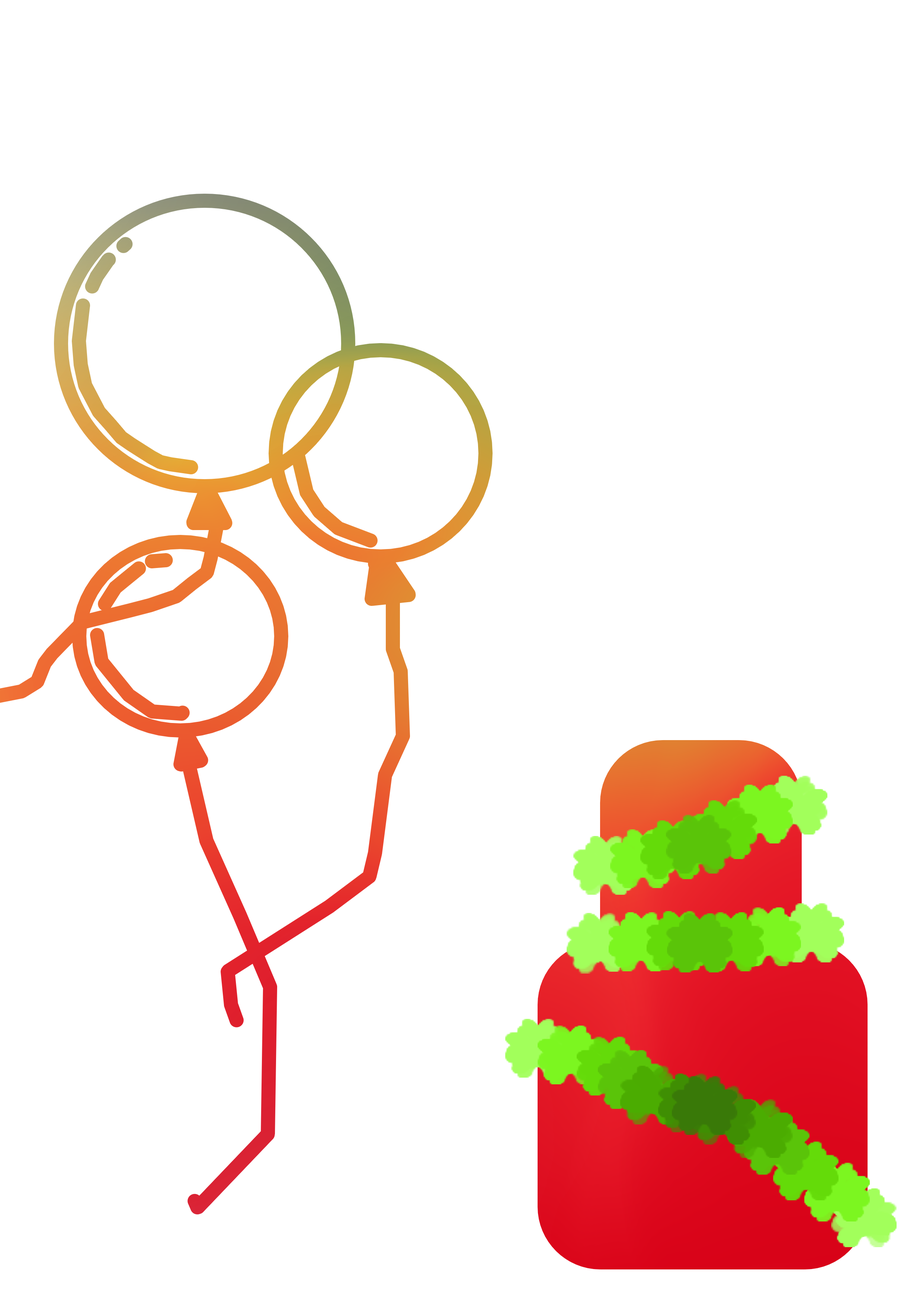
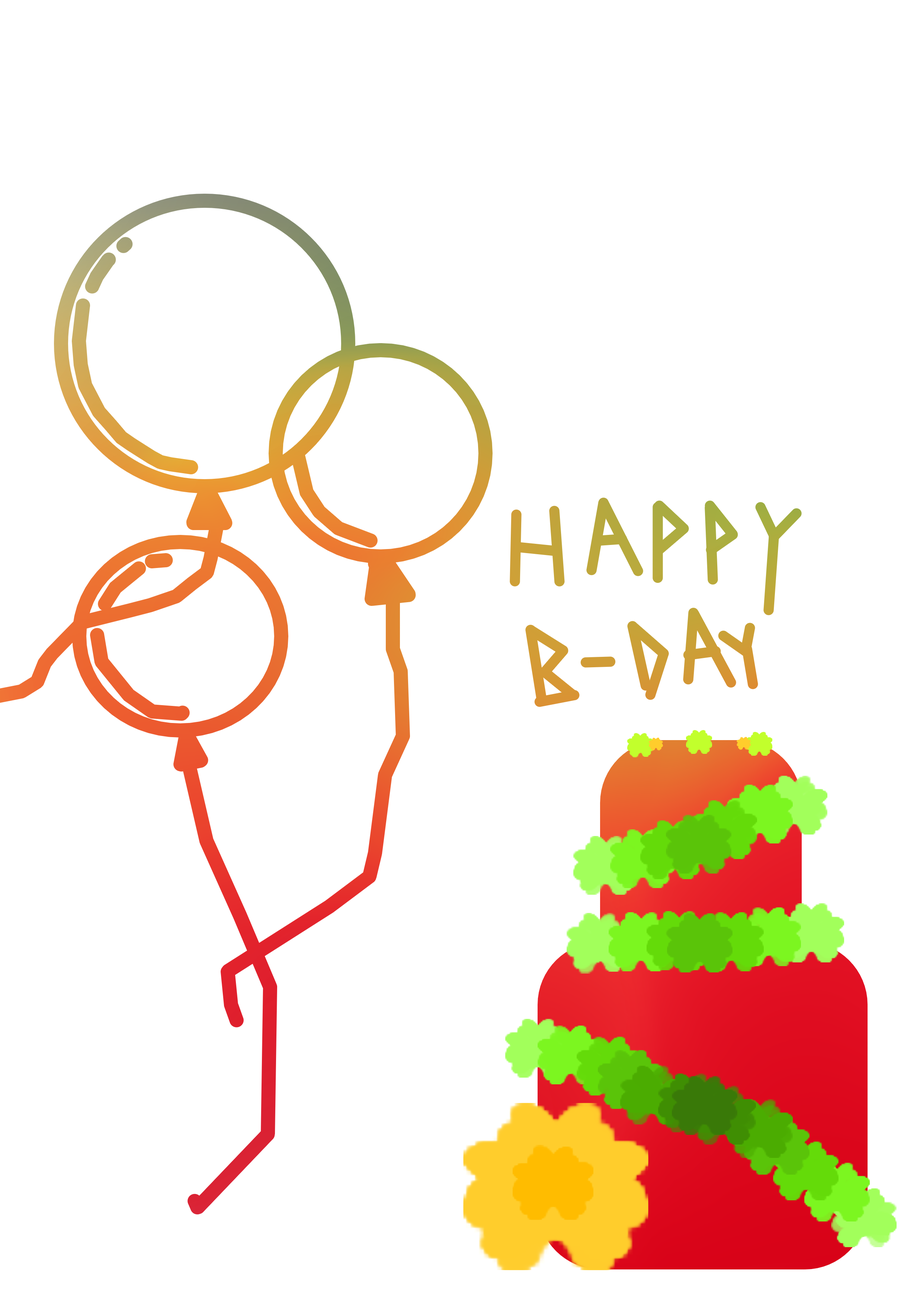
Comparing the layer stacks of the two 923 x 1304 images. Changes:
painted on "Background" over [462, 497, 802, 1271]
painted on "Gradient" over [462, 497, 802, 1271]
